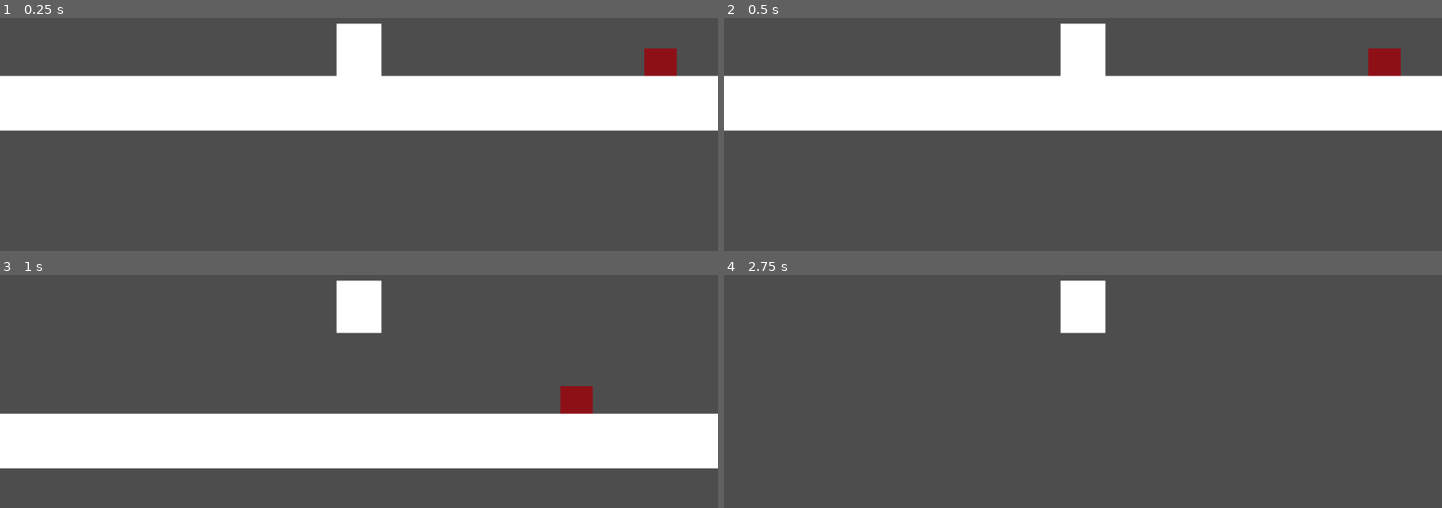
Above: before the commit, frames 1-4 (two rows, left to right).
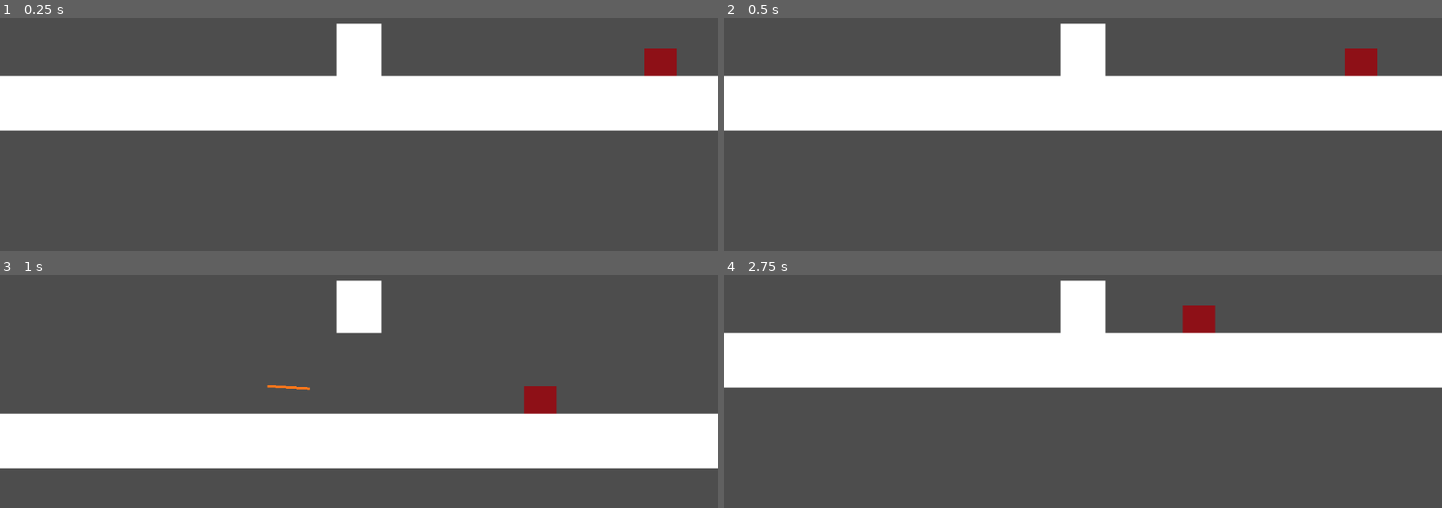
Above: after the commit, the same moments.

Repository: hstone-cell/Haden-Digitech-2026
Game: Godot game, scene res://Scenes/level.tscn
Two runs of this game, one before a commit and one after it. Both use one fixed random seed, a clock stepped at 60 frames per second and the inputs below. The project has no main scene, so this scene is started directly.
Inputs:
- Up to frame 1 (0.25 s): no input
- Up to frame 2 (0.5 s): no input
- Up to frame 3 (1 s): hold Right (ui_right) from 0.53 s (still down); tap Up (ui_up) at 0.77 s
- Up to frame 4 (2.75 s): tap Up (ui_up) at 1.52 s; release Right (ui_right) at 2.03 s; hold Left (ui_left) from 2.03 s (still down)

Frame 1 is identical in both runs. In frame 2, 0.8% of the frame differs, in the area x 86-95%, y 13-25%; in frame 3, 1.2%; in frame 4, 24%, in the area x 0-100%, y 13-49%.

Commit message:
Enemy shooting and tracking

Diff:
--- /dev/null
+++ b/no-man's-land/Scenes/bullet.tscn
@@ -0,0 +1,19 @@
+[gd_scene format=3 uid="uid://btgjdgom1kl1c"]
+
+[ext_resource type="Script" uid="uid://08874rs0m1g7" path="res://Scripts/bullet.gd" id="1_xjght"]
+
+[sub_resource type="RectangleShape2D" id="RectangleShape2D_4mw4s"]
+size = Vector2(67.5, 4)
+
+[node name="Area2D" type="Area2D" unique_id=1444907748]
+script = ExtResource("1_xjght")
+
+[node name="CollisionShape2D" type="CollisionShape2D" parent="." unique_id=721858726]
+shape = SubResource("RectangleShape2D_4mw4s")
+
+[node name="ColorRect" type="ColorRect" parent="CollisionShape2D" unique_id=1282153036]
+offset_left = -34.0
+offset_top = -2.0
+offset_right = 34.0
+offset_bottom = 2.0
+color = Color(1, 0.46666667, 0.09803922, 1)
--- a/no-man's-land/Scenes/enemy.tscn
+++ b/no-man's-land/Scenes/enemy.tscn
@@ -1,6 +1,7 @@
 [gd_scene format=3 uid="uid://brfbm10vgyfvb"]
 
 [ext_resource type="Script" uid="uid://wnywd8qv4ita" path="res://Scripts/enemy.gd" id="1_hghv2"]
+[ext_resource type="PackedScene" uid="uid://btgjdgom1kl1c" path="res://Scenes/bullet.tscn" id="2_1f0kj"]
 
 [sub_resource type="RectangleShape2D" id="RectangleShape2D_ne65n"]
 size = Vector2(51, 44)
@@ -8,8 +9,11 @@
 [sub_resource type="RectangleShape2D" id="RectangleShape2D_hghv2"]
 size = Vector2(54, 46)
 
-[node name="CharacterBody2D" type="CharacterBody2D" unique_id=2146601599 groups=["enemy"]]
+[node name="CharacterBody2D" type="CharacterBody2D" unique_id=2146601599 node_paths=PackedStringArray("bullet_spawn", "bullet_timer") groups=["enemy"]]
 script = ExtResource("1_hghv2")
+bullet_scene = ExtResource("2_1f0kj")
+bullet_spawn = NodePath("Marker2D")
+bullet_timer = NodePath("Timer")
 
 [node name="CollisionShape2D" type="CollisionShape2D" parent="." unique_id=1810568997]
 shape = SubResource("RectangleShape2D_ne65n")
@@ -21,16 +25,15 @@
 offset_bottom = 22.0
 color = Color(0.5568628, 0.0627451, 0.09019608, 1)
 
-[node name="Node2D" type="Node2D" parent="." unique_id=1579612434]
-
-[node name="Marker2D" type="Marker2D" parent="Node2D" unique_id=1424499545]
-
 [node name="Area2D" type="Area2D" parent="." unique_id=1616990913]
 
 [node name="CollisionShape2D" type="CollisionShape2D" parent="Area2D" unique_id=121400332]
 shape = SubResource("RectangleShape2D_hghv2")
 
-[node name="Timer" type="Timer" parent="." unique_id=1781380807]
+[node name="Marker2D" type="Marker2D" parent="." unique_id=466063547]
+position = Vector2(55, 0)
+
+[node name="Timer" type="Timer" parent="." unique_id=759592748]
 one_shot = true
 
 [connection signal="body_entered" from="Area2D" to="." method="_damage_player"]
--- /dev/null
+++ b/no-man's-land/Scripts/bullet.gd
@@ -0,0 +1,15 @@
+extends Area2D
+
+
+
+var speed = 1000.0
+var direction
+# Called when the node enters the scene tree for the first time.
+func _ready() -> void:
+	pass # Replace with function body.
+
+
+# Called every frame. 'delta' is the elapsed time since the previous frame.
+func _process(delta: float) -> void:
+	position += transform.x * speed * delta
+	global_transform.basis_xform(Vector2.RIGHT)
--- a/no-man's-land/Scripts/enemy.gd
+++ b/no-man's-land/Scripts/enemy.gd
@@ -4,11 +4,14 @@
 var JUMP_VELOCITY: = -500
 var gravity: float = 900
 var player: CharacterBody2D
-@export var detection_range: float = 300.0
-@export var stop_distance: float = 60.0
+@export var detection_range: float = 1000.0
+@export var stop_distance: float = 400.0
 @export var idle_wait_time: float = 1.5
+@export var bullet_scene: PackedScene
+@export var bullet_spawn: Marker2D
+@export var bullet_timer: Timer
+
 var direction
-
 enum State { IDLE, CHASING, SETTLED }
 var state: State = State.IDLE
 var settle_timer: float = 0.0
@@ -37,12 +40,15 @@
 	move_and_slide()
 
 
+
 func _update_enemy(delta):
+
 		var relative_position = player.global_position - global_position
 		var distance = relative_position.length()
 
 		match state:
 			State.IDLE:
+				direction = 0
 				if distance < detection_range:
 					state = State.CHASING
 
@@ -53,10 +59,23 @@
 					direction = 0
 					state = State.SETTLED
 					settle_timer = idle_wait_time
+
 			State.SETTLED:
 				direction = 0
 				settle_timer -= delta
+				if can_shoot:
+					_shoot()
 				if settle_timer <= 0.0 and distance > stop_distance:
 					state = State.CHASING
 				if distance >= detection_range:
 					state = State.IDLE
+
+var can_shoot = true
+
+func _shoot() -> void:
+	var bullet = bullet_scene.instantiate()
+	bullet.global_position = bullet_spawn.global_position
+	bullet.look_at(player.global_position)
+	add_sibling(bullet)
+	can_shoot = false
+	bullet_timer.start()
--- a/no-man's-land/project.godot
+++ b/no-man's-land/project.godot
@@ -13,6 +13,10 @@
 config/name="No-Man's-Land"
 config/features=PackedStringArray("4.6", "Forward Plus")
 config/icon="res://icon.svg"
+
+[autoload]
+
+Enemy="*uid://wnywd8qv4ita"
 
 [input]
 
Not shown, added: no-man's-land/Scripts/bullet.gd.uid
